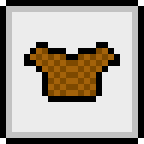
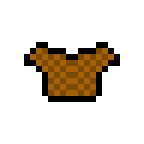
Layers edited between the first and the second 144x144 image:
hid "Layer 1" over [0, 0, 144, 144]
